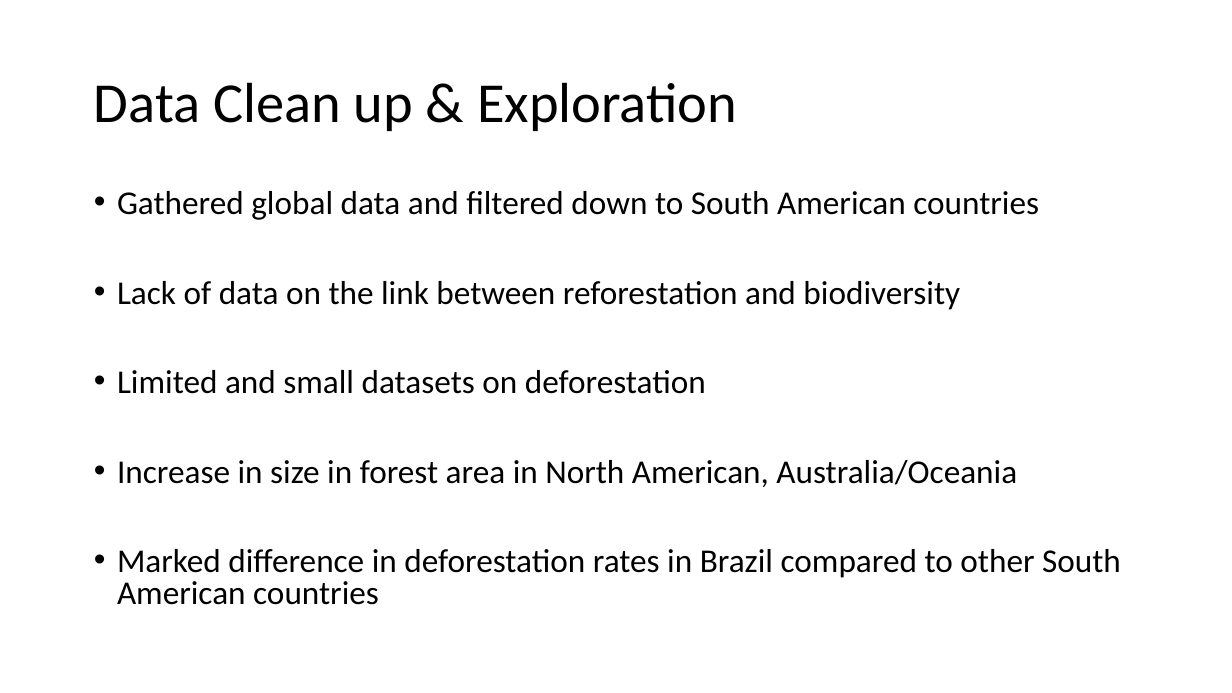
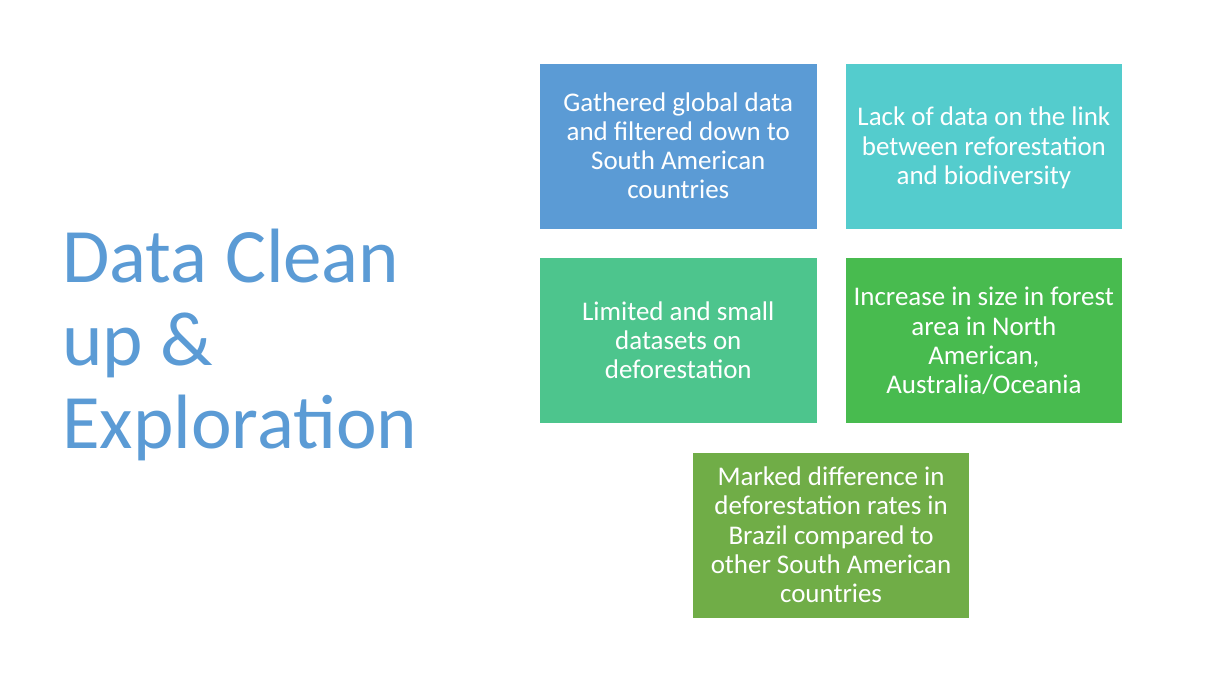
Before and after one commit to MorganMaciupa/Data_Analytics_ReforestationProject, a slide deck: slide 4 of Presentation.pptx. Drawn at 1232x693 pixels with LibreOffice and Linux fonts; fonts in the diff are those of the drawing. Boxes give left, top, right and bottom in pixels: in the first picture for what was removed or moved away, otherwise in the second. Text is boxed around its words. In the diff, an @@ line names an element or a change of style, - is before the commit and + after.

```diff
--- a/Presentation.pptx
+++ b/Presentation.pptx
@@ title "Data Clean up & Exploration": place and size @@
-title "Data Clean up & Exploration" at (94,82,737,131)
+title "Data Clean up & Exploration" at (62,228,417,461)
@@ title "Data Clean up & Exploration" at (62,228,417,461): size 44 to 60 pt, text colour #000000 to #5B9BD5 @@
@@ text removed at (117,191,1121,605) @@
-• Gathered global data and filtered down to South American countries
-• Lack of data on the link between reforestation and biodiversity
-• Limited and small datasets on deforestation
-• Increase in size in forest area in North American, Australia/Oceania
-• Marked difference in deforestation rates in Brazil compared to other South American countries
@@ group added at (540,63,1124,618): 5 rectangles, 5 texts @@
+Gathered global data and filtered down to South American countries
+Lack of data on the link between reforestation and biodiversity
+Limited and small datasets on deforestation
+Increase in size in forest area in North American, Australia/Oceania
+Marked difference in deforestation rates in Brazil compared to other South American countries
```
Also in this commit, not shown: 6 other slides changed, 8 slides added, 8 slides removed, 4 other files.
